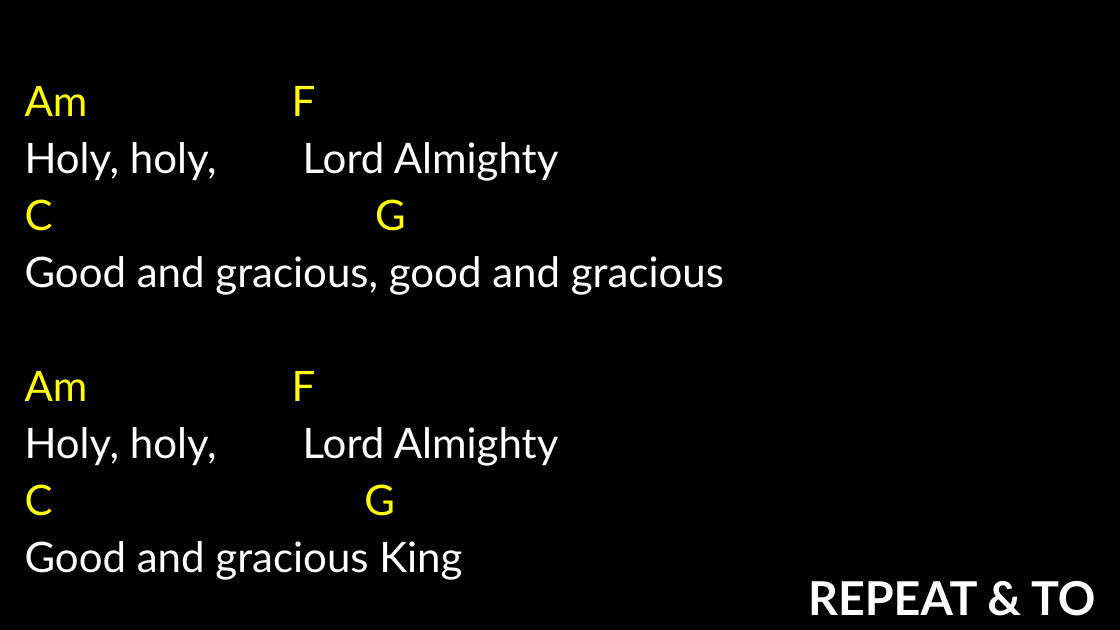
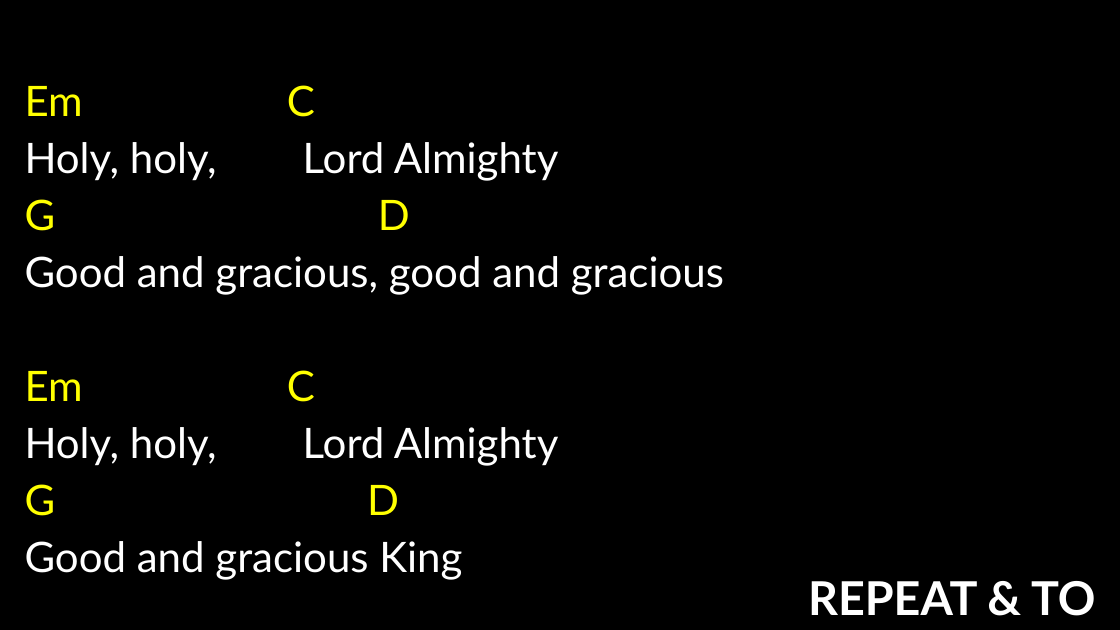
Before and after one commit to kendall412/worship, a slide deck: slide 9 of set/2026-11-22 ECBC-CH.pptx. Drawn at 1120x630 pixels with LibreOffice and Linux fonts; fonts in the diff are those of the drawing. Boxes give left, top, right and bottom in pixels: in the first picture for what was removed or moved away, otherwise in the second. Text is boxed around its words. In the diff, an @@ line names an element or a change of style, - is before the commit and + after.

```diff
--- a/set/2026-11-22 ECBC-CH.pptx
+++ b/set/2026-11-22 ECBC-CH.pptx
@@ subtitle at (x1=25, y1=85, x2=315, y2=117): text changed @@
-Am F
+Em C
@@ subtitle at (x1=25, y1=199, x2=410, y2=231): text changed @@
-C G
+G D
@@ subtitle at (x1=25, y1=370, x2=315, y2=402): text changed @@
-Am F
+Em C
@@ subtitle at (x1=25, y1=484, x2=399, y2=516): text changed @@
-C G
+G D
```
Also in this commit, not shown: 10 other slides changed, 2 slides removed.
